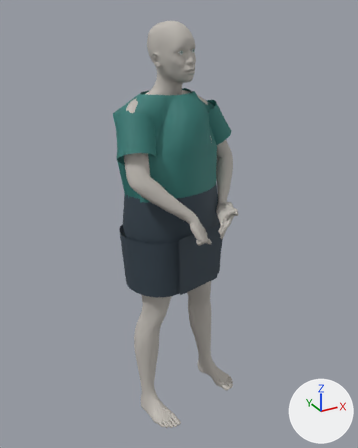
A saved change to the glTF model assets/exports/signs/S004.glb.
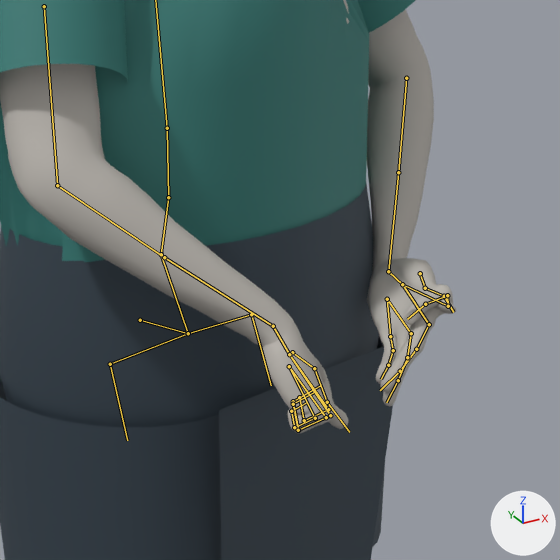
There are two pictures of each version: one whole from a 50 mm lens placed at (-0.888, -1.726, 1.712), pointed at (0.029, -0.059, 0.879), one close up on the part from 35% to 74% of the width and 31% to 62% of the height. The axes (+X, +Y, +Z) are drawn at lower right. The lights are the same throughout. The older version's two pictures come first. Both versions are drawn at frame 46 of the action 'S004_MAIN'; the numbers are the values there. The bones that change, and the others that lie on the model, are drawn over the model as lines in the close-ups.

Names of what the first close-up shows: 'EDU_NeutralShorts', 'EDU_NeutralTop', 'Human'.
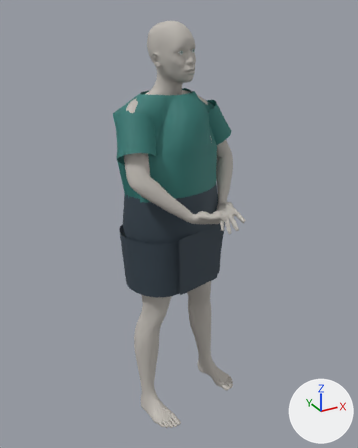
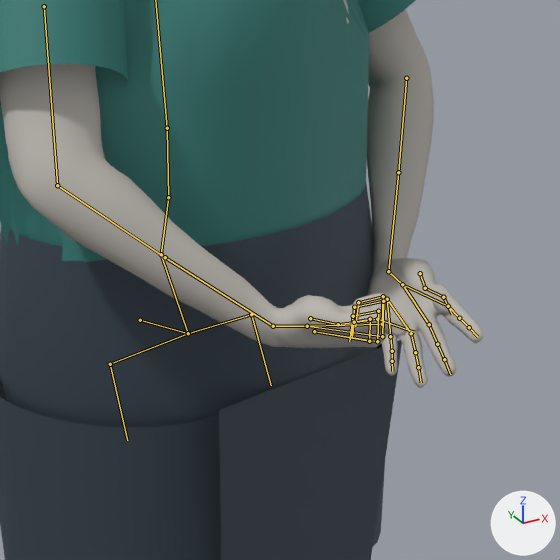
What differs and where, as boxes [x1, y1, x2, y2] in the close-ups (560 x 560 px):
'Human', posed
    before: [0, 0, 456, 433]
    after: [0, 0, 484, 388]
bone 'finger2-1.L', root to tip
    before: (448, 306) to (447, 295)
    after: (448, 306) to (459, 318)
bone 'finger2-2.L', root to tip
    before: (447, 295) to (425, 304)
    after: (459, 318) to (469, 327)
bone 'finger2-3.L', root to tip
    before: (425, 304) to (407, 319)
    after: (469, 327) to (478, 337)
bone 'finger3-1.L', root to tip
    before: (429, 324) to (416, 349)
    after: (429, 324) to (437, 344)
bone 'finger3-2.L', root to tip
    before: (416, 349) to (400, 371)
    after: (437, 344) to (444, 359)
bone 'finger4-1.L', root to tip
    before: (411, 333) to (407, 357)
    after: (411, 333) to (415, 352)
bone 'finger4-2.L', root to tip
    before: (407, 357) to (398, 380)
    after: (415, 352) to (418, 367)
bone 'finger5-2.L', root to tip
    before: (393, 350) to (388, 365)
    after: (392, 351) to (392, 361)
bone 'lowerarm02.R', root to tip
    before: (164, 257) to (273, 326)
    after: (165, 257) to (273, 326)
bone 'wrist.R', root to tip
    before: (273, 326) to (289, 354)
    after: (273, 326) to (307, 326)

What the commit changed:
Bone 'finger2-1.L' (bone_finger2_1_l) turns from (40, -7, 19) to (-10, -1, -8) degrees about its own x, y and z.
Bone 'finger2-2.L' (bone_finger2_2_l) turns from (45, 27, -60) to (-9, 0, 0) degrees about its own x, y and z.
Bone 'finger2-3.L' (bone_finger2_3_l) turns from (-4, -1, -22) to (-5, 0, -2) degrees about its own x, y and z.
Bone 'finger3-1.L' (bone_finger3_1_l) turns from (-1, -1, -39) to (-16, 0, -2) degrees about its own x, y and z.
Bone 'finger3-2.L' (bone_finger3_2_l) turns from (-8, -2, -32) to (-1, 0, -4) degrees about its own x, y and z.
Bone 'finger4-1.L' (bone_finger4_1_l) turns from (-15, -3, -20) to (-14, 0, 1) degrees about its own x, y and z.
Bone 'finger4-2.L' (bone_finger4_2_l) turns from (-21, -7, -38) to (-3, 0, -4) degrees about its own x, y and z.
Bone 'finger5-2.L' (bone_finger5_2_l) turns from (-34, -13, -42) to (-5, 0, -3) degrees about its own x, y and z.
Bone 'lowerarm02.R' (bone_lowerarm02_r) turns from (0, -24, 0) to (0, 49, 0) degrees about its own x, y and z.
Bone 'wrist.R' (bone_wrist_r) turns from (-22, -15, 25) to (40, 40, 16) degrees about its own x, y and z.
